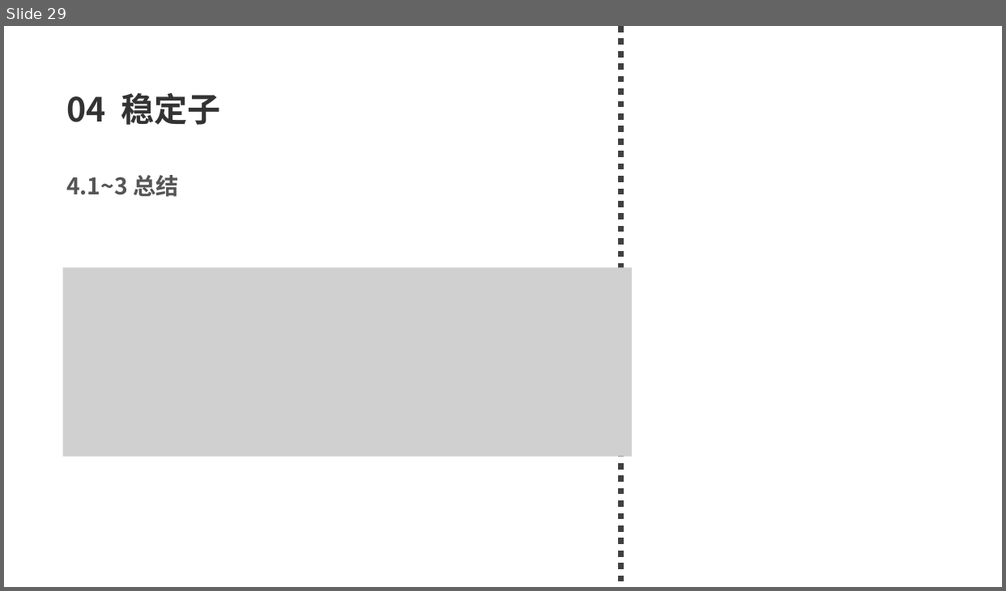
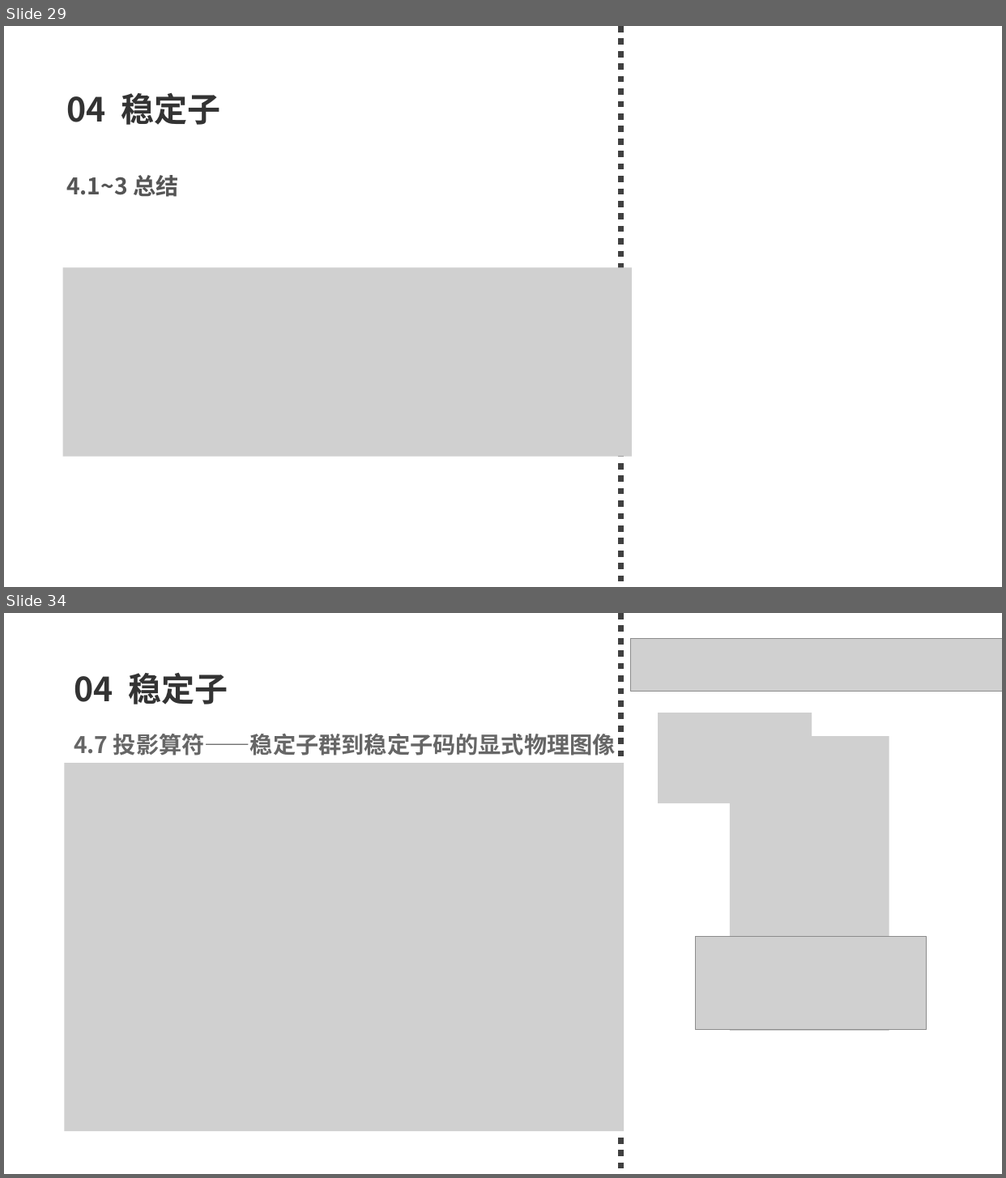
Before and after one commit to 77-223255/LM_QEC, a slide deck: what_i_learn/2026_量子纠错导论.pptx. Shown one above the other, each under a label of ours: slide 29 before the commit, slides 29 and 34 after it; the slides between them are not shown. The pictures are 1006x591 and 1006x1178 pixels, drawn with LibreOffice and Linux fonts; fonts in the diff are those of the drawing; grey boxes stand for pictures. Boxes give left, top, right and bottom in pixels: in the first picture for what was removed or moved away, otherwise in the second. Text is boxed around its words. In the diff, an @@ line names an element or a change of style, - is before the commit and + after.

```diff
--- a/what_i_learn/2026_量子纠错导论.pptx
+++ b/what_i_learn/2026_量子纠错导论.pptx
@@ slide 34 added at [4, 613, 1002, 1174], background #FFFFFF @@
@@ line added from (621, 613) to (621, 1174), #404040 6 pt dashed @@
@@ picture added at [631, 638, 1002, 692] @@
@@ text added at [74, 673, 228, 705], 32 pt, text #333333, bold @@
+04 稳定子
@@ text added at [74, 734, 616, 756], 22 pt, text #666666, bold @@
+4.7 投影算符——稳定子群到稳定子码的显式物理图像
@@ picture added at [658, 713, 812, 803] @@
@@ picture added at [731, 736, 889, 1032] @@
@@ picture added at [64, 763, 624, 1131] @@
@@ picture added at [696, 936, 927, 1030] @@
```
Also in this commit, not shown: 3 slides changed, 2 other slides added.
